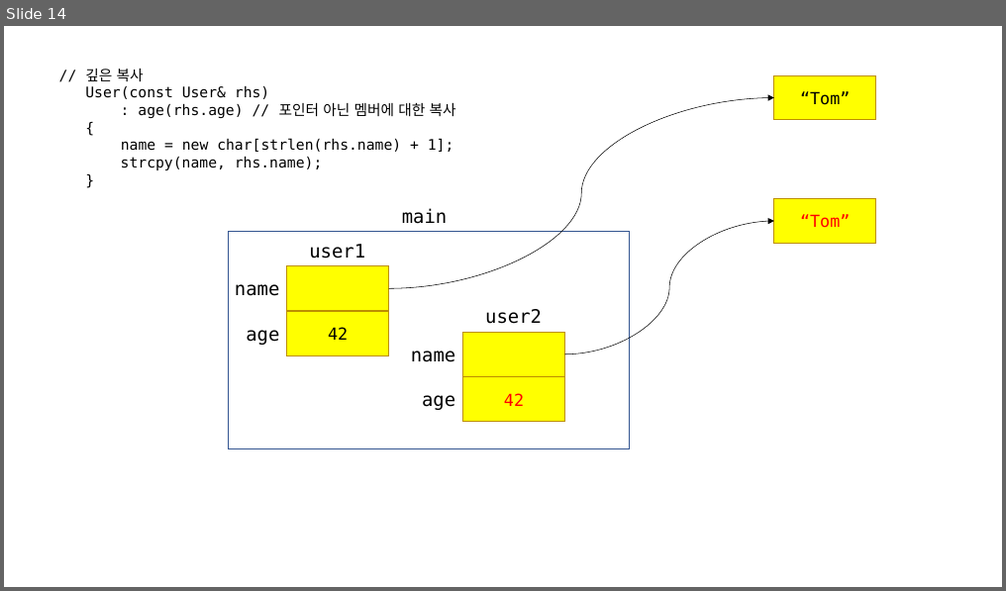
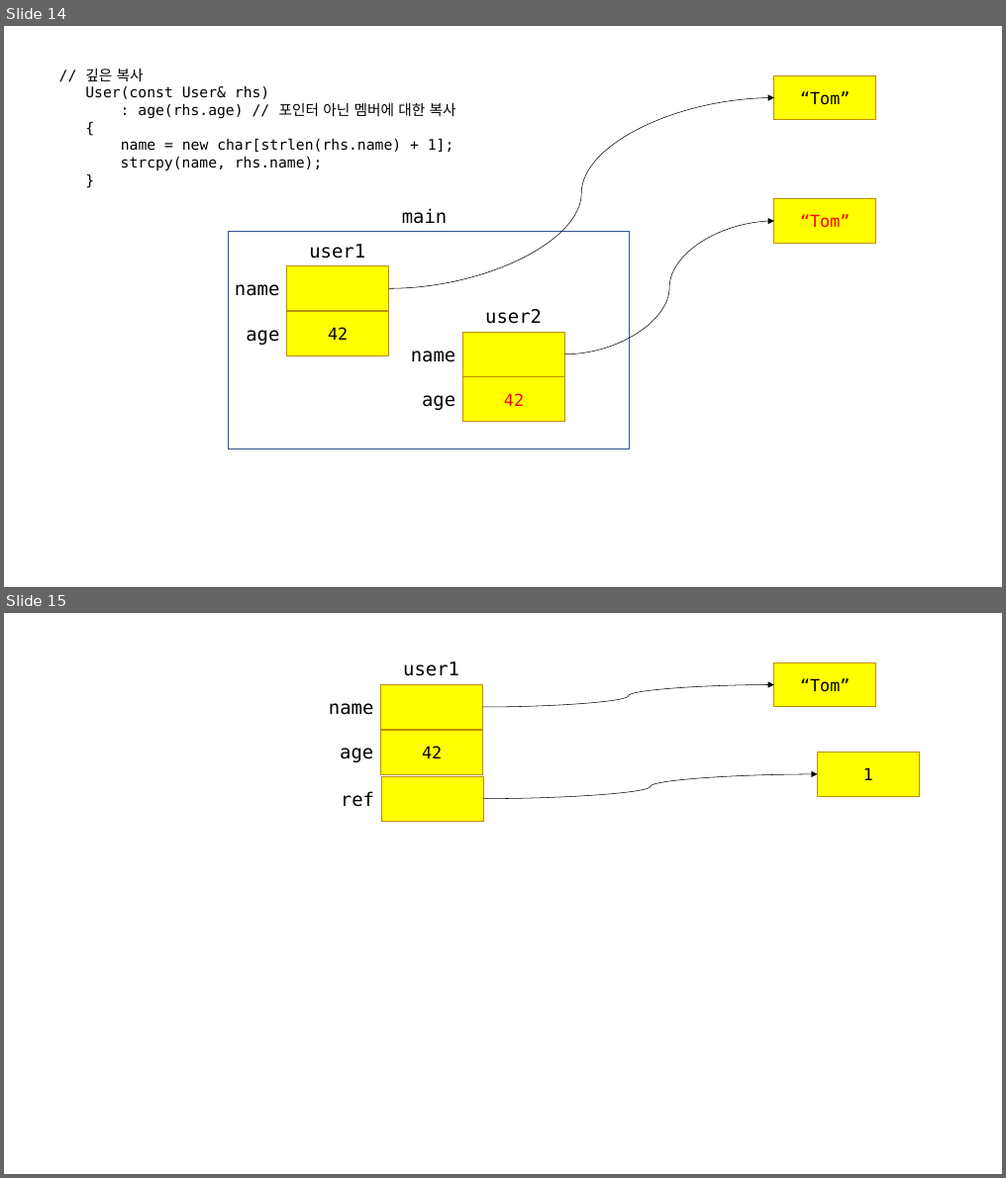
Before and after one commit to Seyoung9304/hyundai_swip, a slide deck: cpp/230223.pptx. Shown one above the other, each under a label of ours: slide 14 before the commit, slides 14 and 15 after it. The pictures are 1006x591 and 1006x1178 pixels, drawn with LibreOffice and Linux fonts; fonts in the diff are those of the drawing. Boxes give left, top, right and bottom in pixels: in the first picture for what was removed or moved away, otherwise in the second. Text is boxed around its words. In the diff, an @@ line names an element or a change of style, - is before the commit and + after.

```diff
--- a/cpp/230223.pptx
+++ b/cpp/230223.pptx
@@ slide 15 added at <box>4,613,1002,1174</box>, background #FFFFFF @@
@@ text added at <box>403,662,459,676</box>, 18 pt, text #000000 @@
+user1
@@ rectangle added at <box>774,663,876,707</box>, fill #FFFF00, outline #BD8E00 1 pt, 16 pt, text #000000 @@
+“Tom”
@@ rectangle added at <box>381,685,483,729</box>, fill #FFFF00, outline #BD8E00 1 pt @@
@@ curved arrow added from (483, 707) to (774, 685), #000000 0.5 pt @@
@@ text added at <box>329,703,374,715</box>, 18 pt, text #000000 @@
+name
@@ rectangle added at <box>381,730,483,774</box>, fill #FFFF00, outline #BD8E00 1 pt, 16 pt, text #000000 @@
+42
@@ text added at <box>340,748,373,762</box>, 18 pt, text #000000 @@
+age
@@ rectangle added at <box>818,753,920,796</box>, fill #FFFF00, outline #BD8E00 1 pt, 16 pt, text #000000 @@
+1
@@ rectangle added at <box>382,777,484,821</box>, fill #FFFF00, outline #BD8E00 1 pt @@
@@ curved arrow added from (484, 799) to (818, 774), #000000 0.5 pt @@
@@ text added at <box>341,791,374,807</box>, 18 pt, text #000000 @@
+ref
```
Also in this commit, not shown: 5 other slides added, 1 other file.
